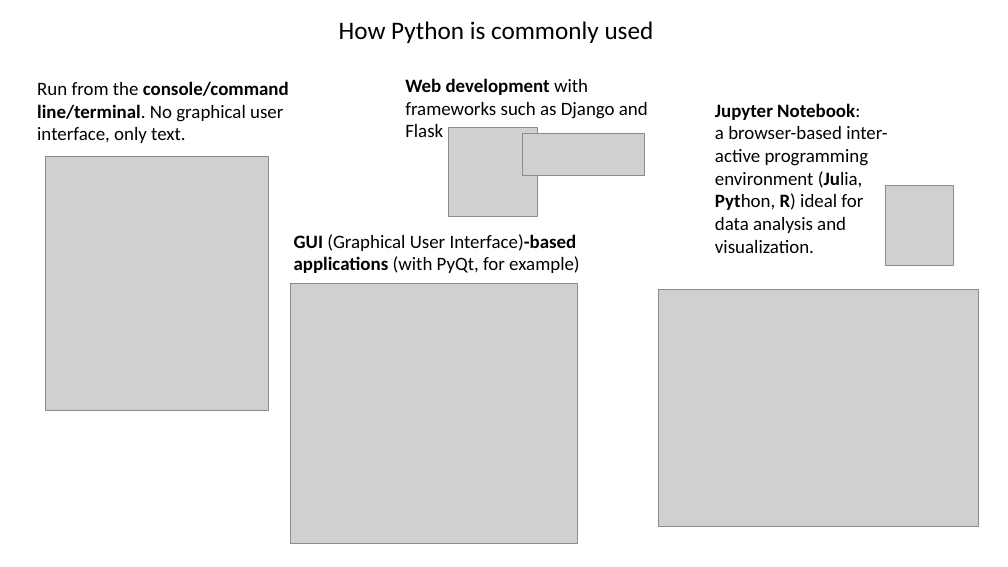
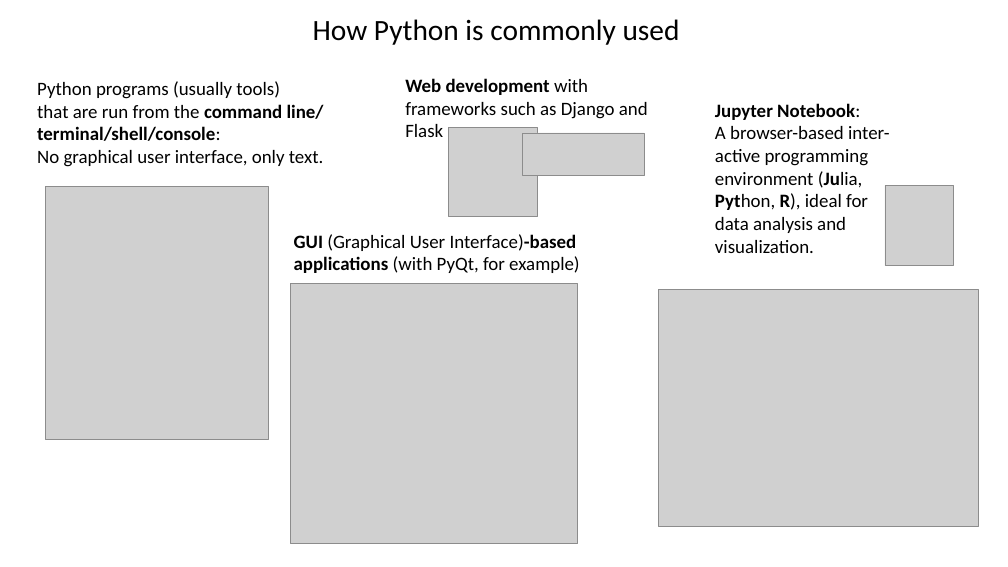
Before and after one commit to btitze/python-course, a slide deck: slide 6 of for_beginners/Python for Beginners.pptx. Drawn at 1008x567 pixels with LibreOffice and Linux fonts; fonts in the diff are those of the drawing; grey boxes stand for pictures. Boxes give left, top, right and bottom in pixels: in the first picture for what was removed or moved away, otherwise in the second. Text is boxed around its words. In the diff, an @@ line names an element or a change of style, - is before the commit and + after.

```diff
--- a/for_beginners/Python for Beginners.pptx
+++ b/for_beginners/Python for Beginners.pptx
@@ title "How Python is commonly used" at [313, 19, 680, 45]: size 24 to 28 pt @@
@@ text at [37, 81, 324, 167]: text changed @@
-Run from the console/command line/terminal. No graphical user interface, only text.
+Python programs (usually tools)
+that are run from the command line/ terminal/shell/console:
+No graphical user interface, only text.
@@ text at [715, 126, 889, 210]: text changed @@
-a browser-based inter-active programming environment (Julia, Python, R) ideal for
+A browser-based inter-active programming environment (Julia, Python, R), ideal for
@@ picture: place and size @@
-picture at [45, 157, 268, 410]
+picture at [45, 186, 268, 439]
```
Also in this commit, not shown: 6 other slides changed, 1 slide added, 2 other files.
